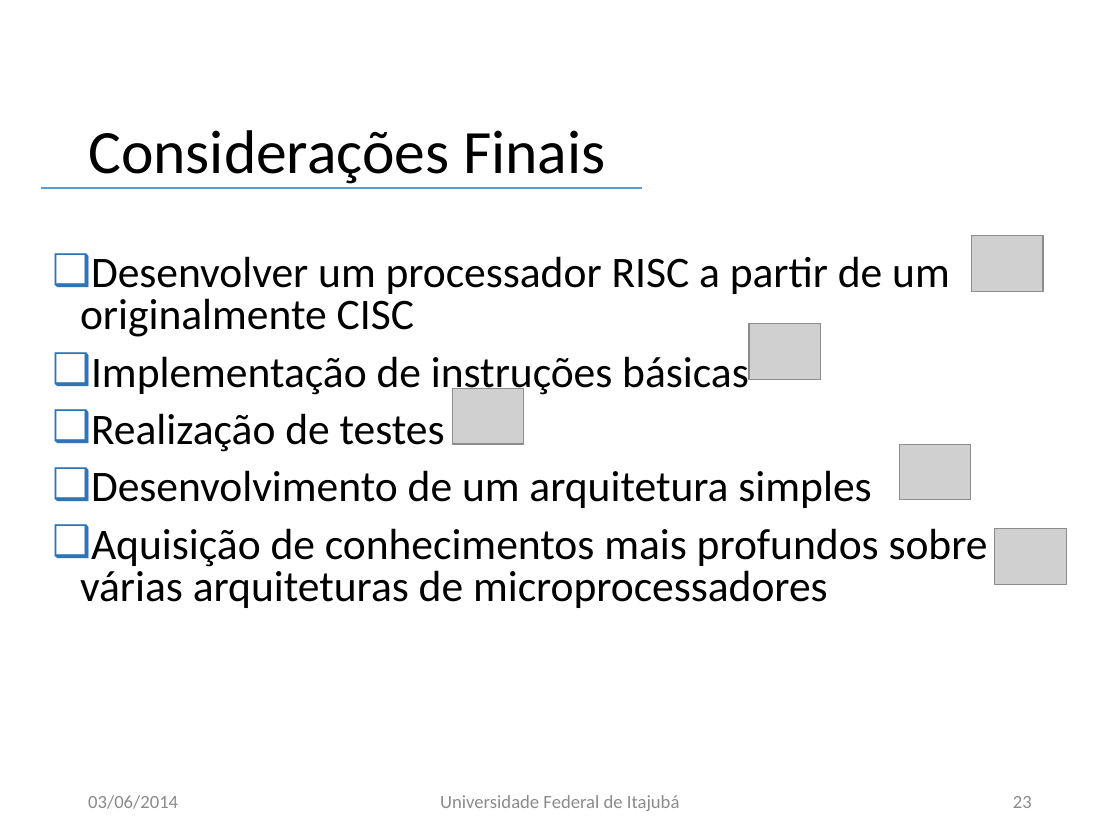
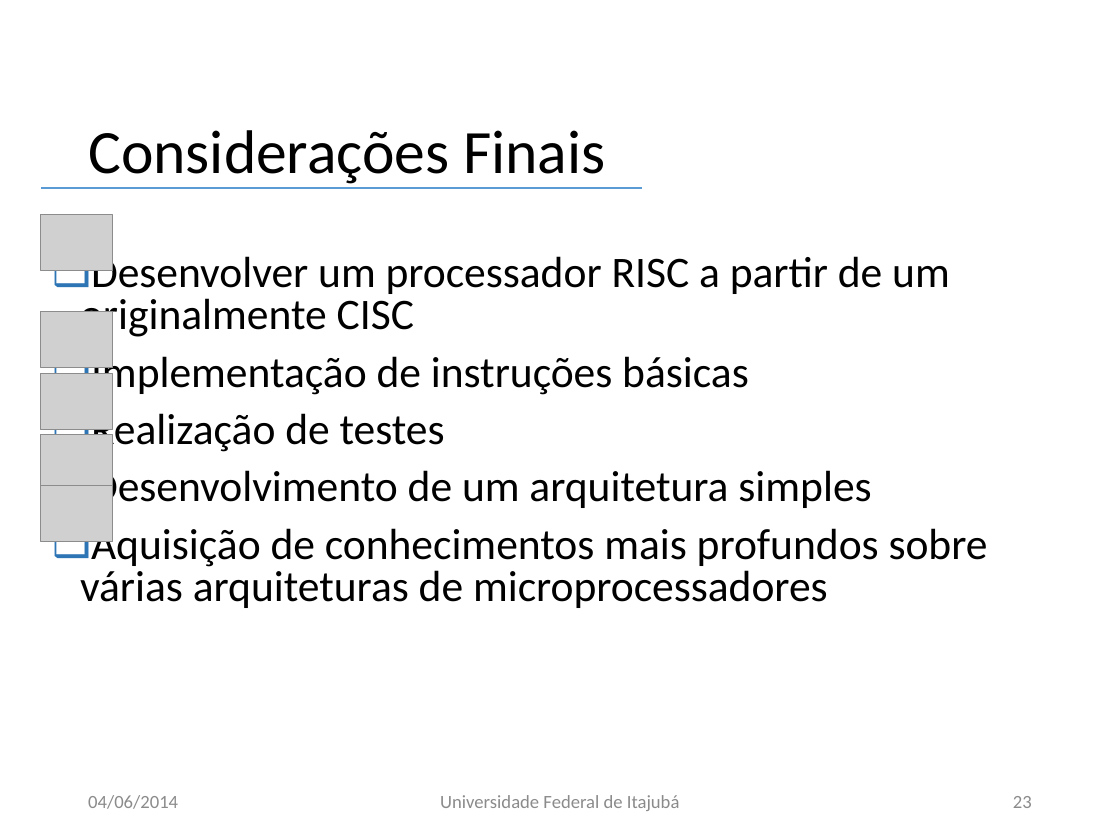
Before and after one commit to macaufreitas/micro-risc, a slide deck: slide 23 of Apresentacao/Apresentacao.pptx. Drawn at 1120x840 pixels with LibreOffice and Linux fonts; fonts in the diff are those of the drawing; grey boxes stand for pictures; background and template pictures are left out. Boxes give left, top, right and bottom in pixels: in the first picture for what was removed or moved away, otherwise in the second. Text is boxed around its words. In the diff, an @@ line names an element or a change of style, - is before the commit and + after.

```diff
--- a/Apresentacao/Apresentacao.pptx
+++ b/Apresentacao/Apresentacao.pptx
@@ picture: place and size @@
-picture at [971, 235, 1043, 291]
+picture at [41, 215, 113, 271]
@@ picture: place and size @@
-picture at [749, 324, 821, 380]
+picture at [41, 311, 113, 367]
@@ picture: place and size @@
-picture at [452, 389, 524, 445]
+picture at [41, 374, 113, 430]
@@ picture: place and size @@
-picture at [899, 445, 971, 501]
+picture at [41, 435, 113, 491]
@@ picture: place and size @@
-picture at [995, 529, 1066, 585]
+picture at [41, 485, 113, 541]
@@ text at [88, 795, 178, 809]: text changed @@
-03/06/2014
+04/06/2014
```
Also in this commit, not shown: 25 other slides changed.
